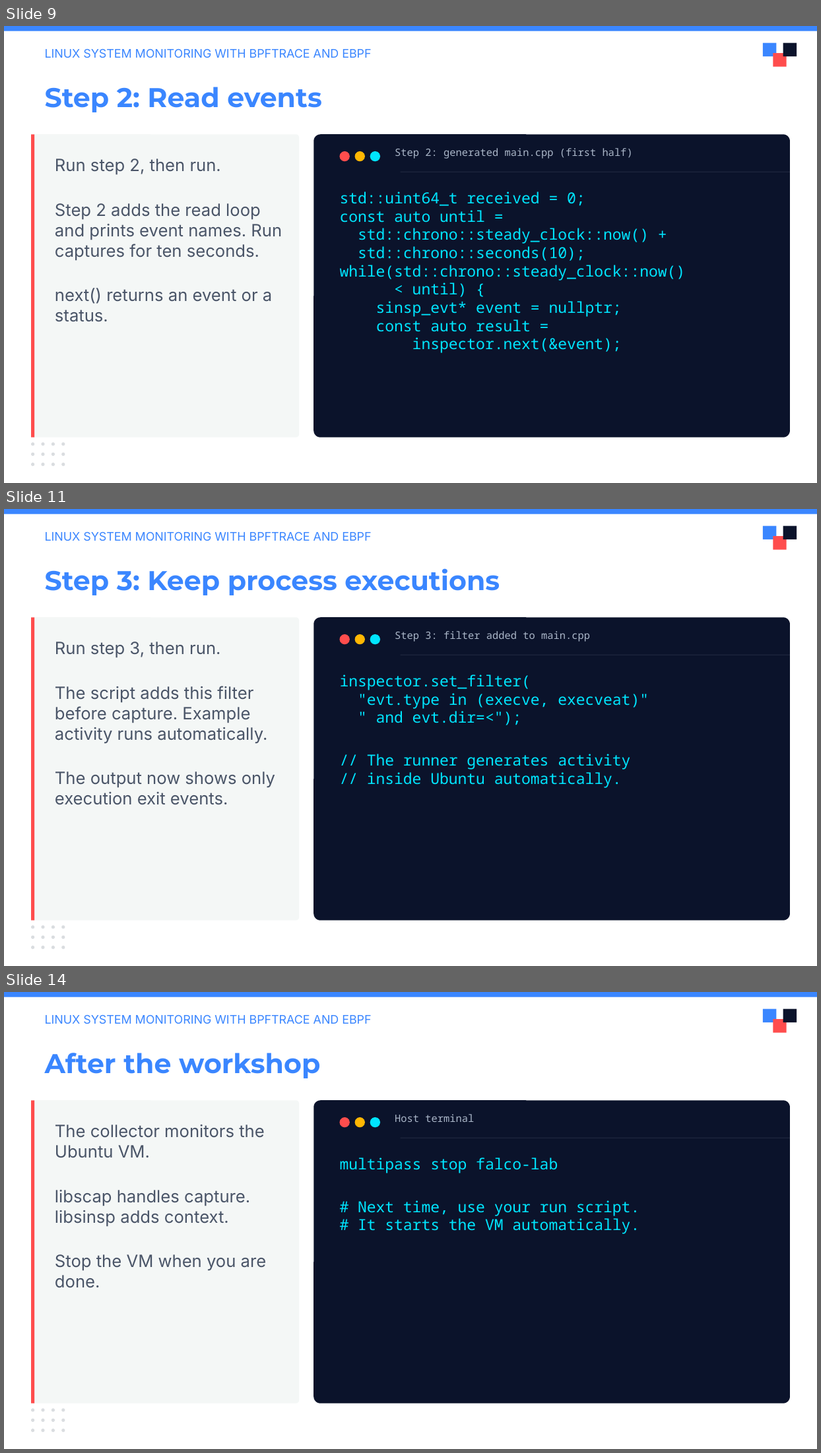
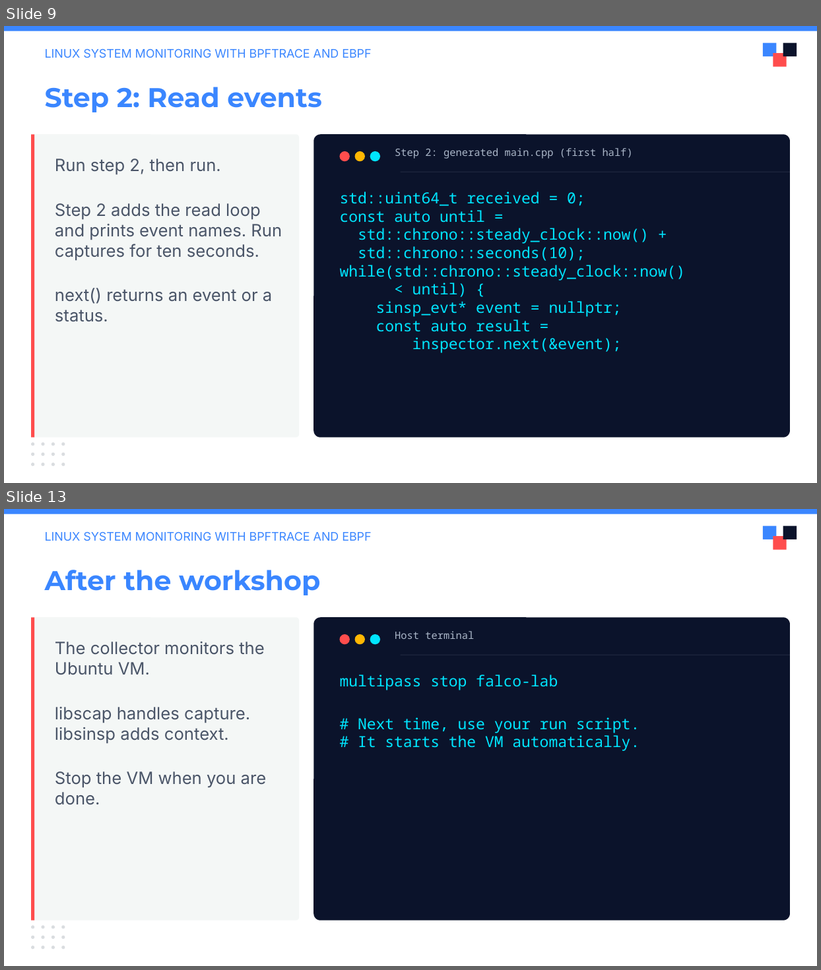
Before and after one commit to julianshalaby-perj/falco-libs-workshop, a slide deck: presentation/falco-libs-intro.pptx. Shown one above the other, each under a label of ours: slides 9, 11 and 14 before the commit, slides 9 and 13 after it; the slides between them are not shown. The pictures are 821x1453 and 821x970 pixels, drawn with LibreOffice and Linux fonts; fonts in the diff are those of the drawing; background and template pictures are left out. Boxes give left, top, right and bottom in pixels: in the first picture for what was removed or moved away, otherwise in the second. Text is boxed around its words. In the diff, an @@ line names an element or a change of style, - is before the commit and + after.

Commit message:
Focus slides on raw syscall capture and enrichment in three steps

```diff
--- a/presentation/falco-libs-intro.pptx
+++ b/presentation/falco-libs-intro.pptx
@@ slide 11 removed at [4,509,817,966], background #FFFFFF @@
@@ rectangle removed at [4,509,817,514] @@
@@ rectangle removed at [762,526,776,540] @@
@@ rectangle removed at [783,526,797,540] @@
@@ text removed at [45,532,371,541] @@
-LINUX SYSTEM MONITORING WITH BPFTRACE AND EBPF
@@ rectangle removed at [773,536,787,550] @@
@@ text removed at [45,568,500,595] @@
-Step 3: Keep process executions
@@ rounded rectangle removed at [31,617,299,920] @@
@@ rectangle removed at [31,617,34,920] @@
@@ rounded rectangle removed at [314,617,790,920] @@
@@ text removed at [55,642,275,805] @@
-Run step 3, then run.
-The script adds this filter before capture. Example activity runs automatically.
-The output now shows only execution exit events.
@@ ellipse removed at [340,634,350,644] @@
@@ ellipse removed at [354,634,364,644] @@
@@ ellipse removed at [370,634,380,644] @@
@@ text removed at [395,631,590,642] @@
-Step 3: filter added to main.cpp
@@ rectangle removed at [401,655,790,656] @@
@@ text removed at [340,675,649,788] @@
-inspector.set_filter(
-"evt.type in (execve, execveat)"
-" and evt.dir=<");
-// The runner generates activity
-// inside Ubuntu automatically.
@@ ellipse removed at [31,925,34,929] @@
@@ ellipse removed at [31,936,34,939] @@
@@ ellipse removed at [42,925,45,929] @@
@@ ellipse removed at [42,936,45,939] @@
@@ ellipse removed at [51,925,54,929] @@
@@ ellipse removed at [51,936,54,939] @@
@@ ellipse removed at [61,925,65,929] @@
@@ ellipse removed at [61,936,65,939] @@
@@ ellipse removed at [31,947,34,950] @@
@@ ellipse removed at [42,947,45,950] @@
@@ ellipse removed at [51,947,54,950] @@
@@ ellipse removed at [61,947,65,950] @@
@@ what was slide 14 is now slide 13 @@
```
Also in this commit, not shown: 6 slides changed.
